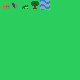
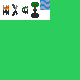
Comparing the layer stacks of the two 80 × 80 images. Changes:
added layer "Pasted Layer" above "SpriteSheet.png" over box(0, 0, 50, 20)
painted on "SpriteSheet.png" over box(0, 0, 50, 20)
